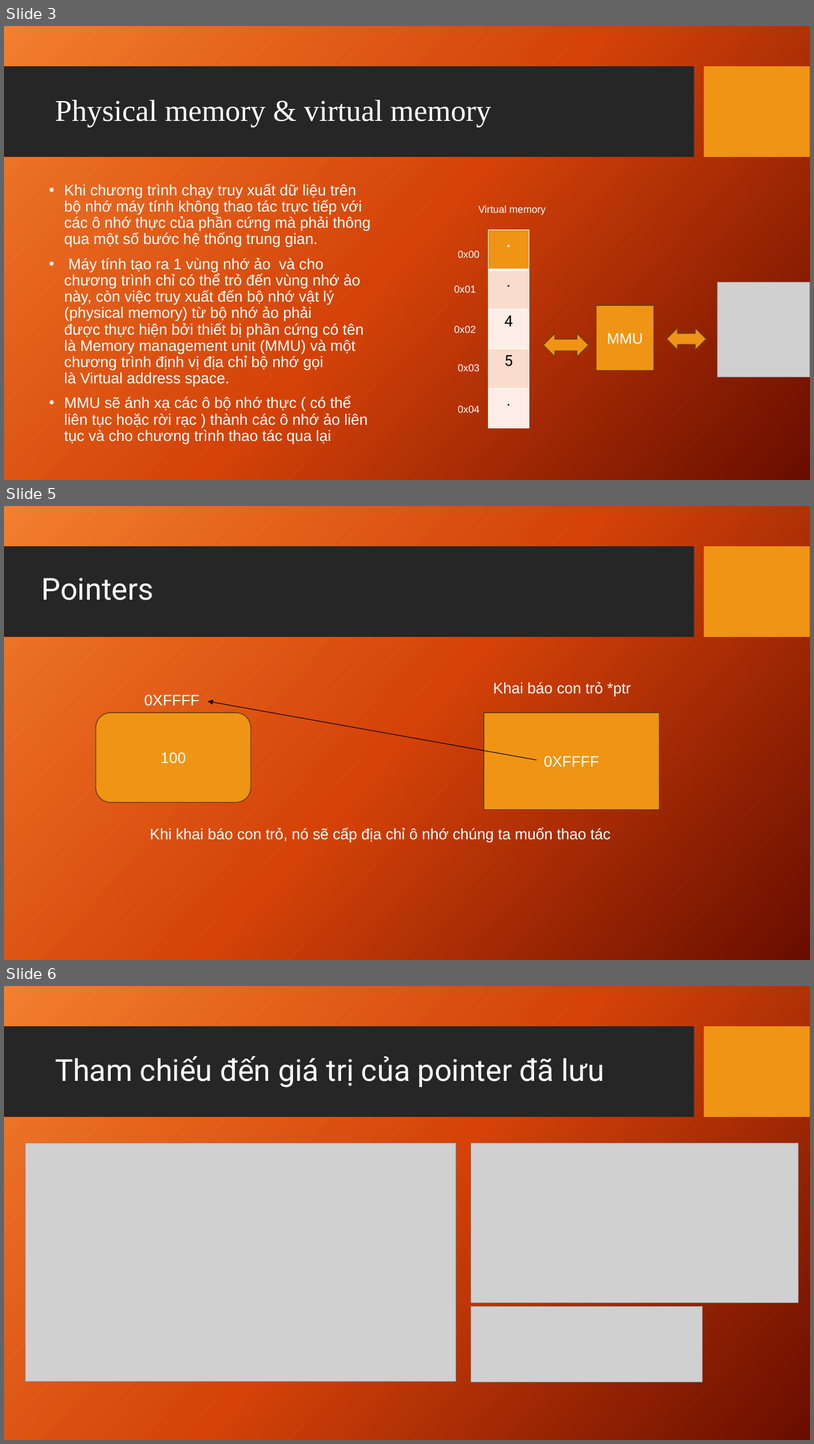
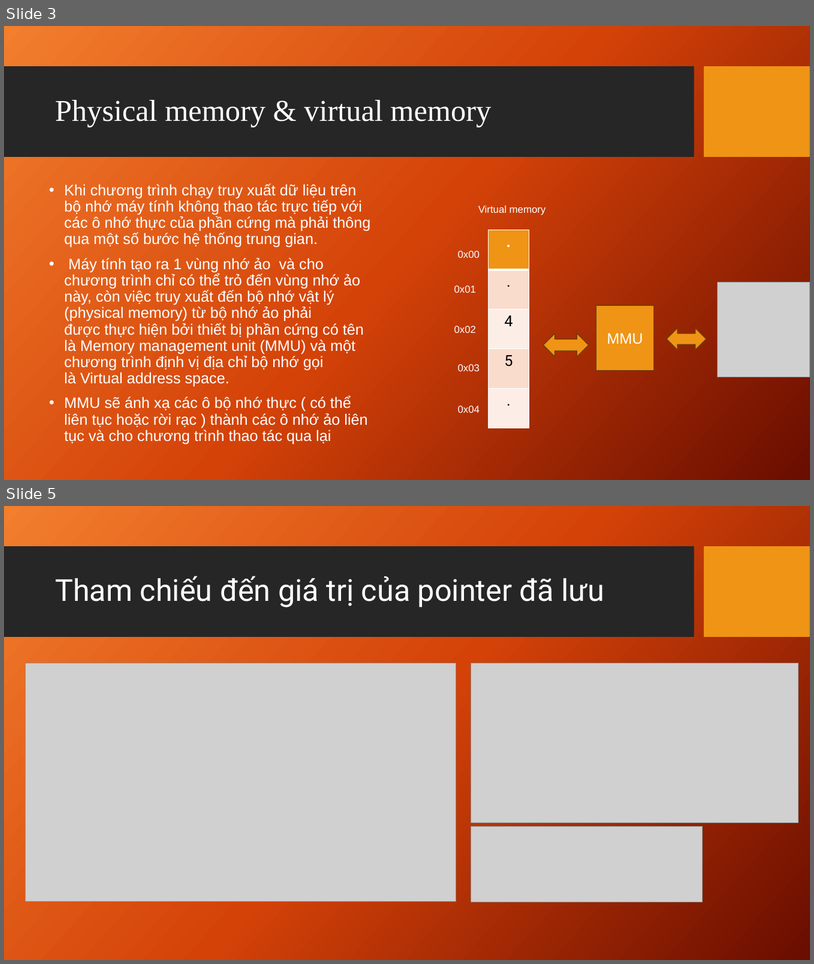
Before and after one commit to DantNg/learnCPP, a slide deck: Slide/Pointer.pptx. Shown one above the other, each under a label of ours: slides 3, 5 and 6 before the commit, slides 3 and 5 after it; the slides between them are not shown. The pictures are 814x1444 and 814x964 pixels, drawn with LibreOffice and Linux fonts; fonts in the diff are those of the drawing; grey boxes stand for pictures; background and template pictures are left out. Boxes give left, top, right and bottom in pixels: in the first picture for what was removed or moved away, otherwise in the second. Text is boxed around its words. In the diff, an @@ line names an element or a change of style, - is before the commit and + after.

```diff
--- a/Slide/Pointer.pptx
+++ b/Slide/Pointer.pptx
@@ slide 5 removed at <box>4,506,810,960</box>, background picture (left out); not listed: 2 template elements that a slide beside it also shows @@
@@ text removed at <box>42,577,153,600</box> @@
-Pointers
@@ text removed at <box>494,682,631,696</box> @@
-Khai báo con trỏ *ptr
@@ text removed at <box>144,694,200,706</box> @@
-0XFFFF
@@ arrow removed from (537, 760) to (208, 702) @@
@@ rounded rectangle removed at <box>96,712,251,802</box> @@
-100
@@ rectangle removed at <box>485,712,660,809</box> @@
-0XFFFF
@@ text removed at <box>150,827,611,842</box> @@
-Khi khai báo con trỏ, nó sẽ cấp địa chỉ ô nhớ chúng ta muốn thao tác
@@ what was slide 6 is now slide 5 @@
```
Also in this commit, not shown: 5 slides changed, 2 slides added, 1 other slide removed, 4 other files.
